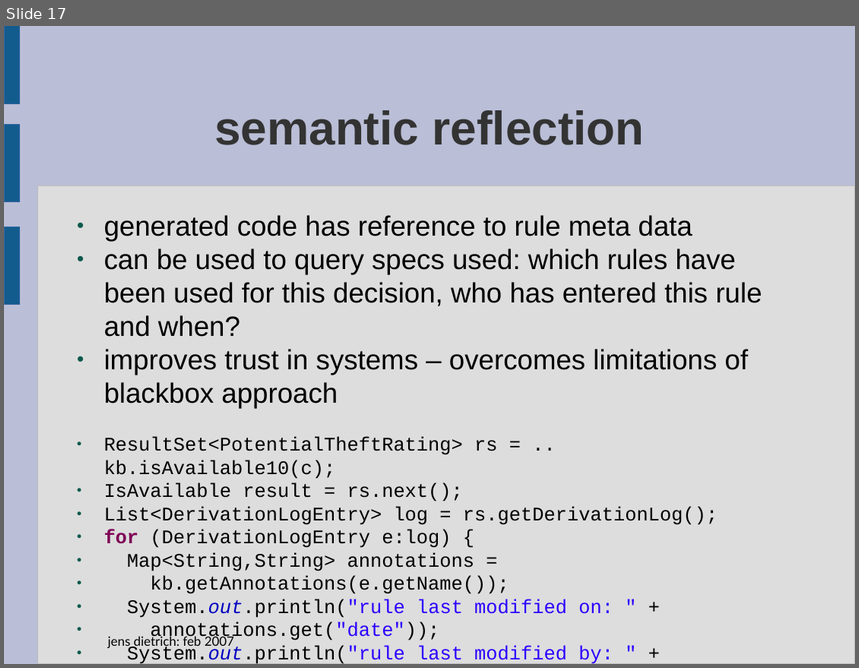
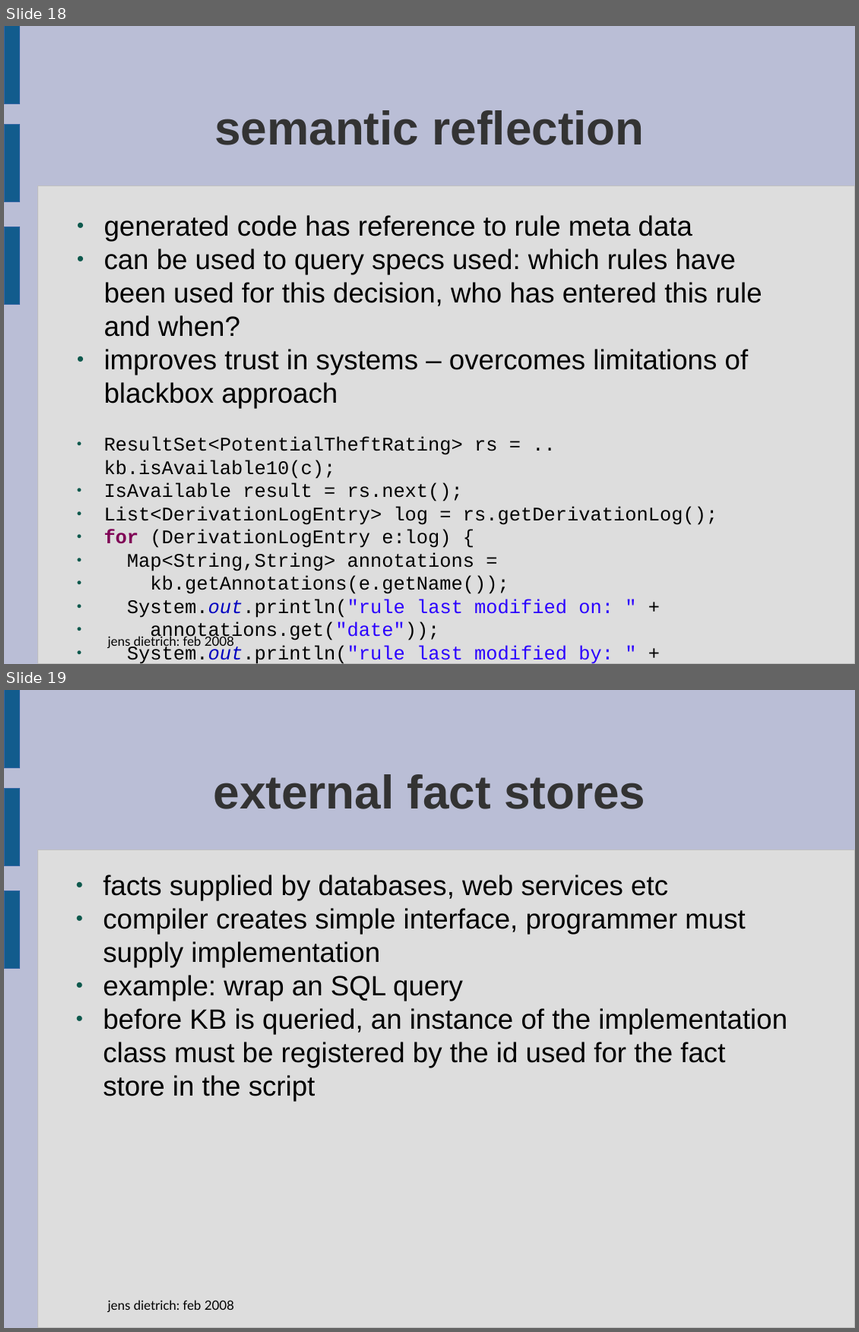
Before and after one commit to Koulio/take, a slide deck: take/docs/presentation-feb-08.odp. Shown one above the other, each under a label of ours: slide 17 before the commit, slides 18 and 19 after it. The pictures are 859x668 and 859x1332 pixels, drawn with LibreOffice and Linux fonts; fonts in the diff are those of the drawing; background and template pictures are left out. Boxes give left, top, right and bottom in pixels: in the first picture for what was removed or moved away, otherwise in the second. Text is boxed around its words. In the diff, an @@ line names an element or a change of style, - is before the commit and + after.

```diff
--- a/take/docs/presentation-feb-08.odp
+++ b/take/docs/presentation-feb-08.odp
@@ slide 19 added at (4, 690, 855, 1328), background #BABED6; not listed: 5 template elements that a slide beside it also shows @@
@@ title added at (214, 774, 645, 809), 44 pt, text #333333, bold @@
+external fact stores
@@ text added at (103, 875, 788, 1101), 26 pt, text #000000 @@
+● facts supplied by databases, web services etc
+● compiler creates simple interface, programmer must supply implementation
+● example: wrap an SQL query
+● before KB is queried, an instance of the implementation class must be registered by the id used for the fact store in the script
@@ what was slide 17 is now slide 18 @@
@@ slide 18 changed as well @@
@@ text at (108, 636, 234, 649): text changed @@
-jens dietrich: feb 2007
+jens dietrich: feb 2008
```
Also in this commit, not shown: 16 other slides changed, 2 other slides added.
